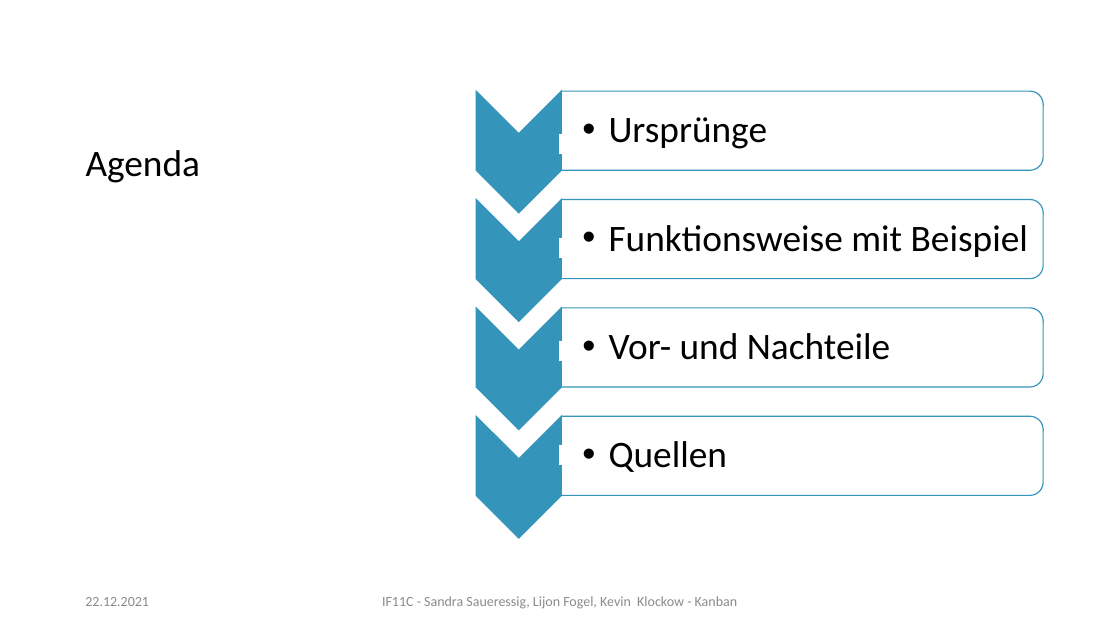
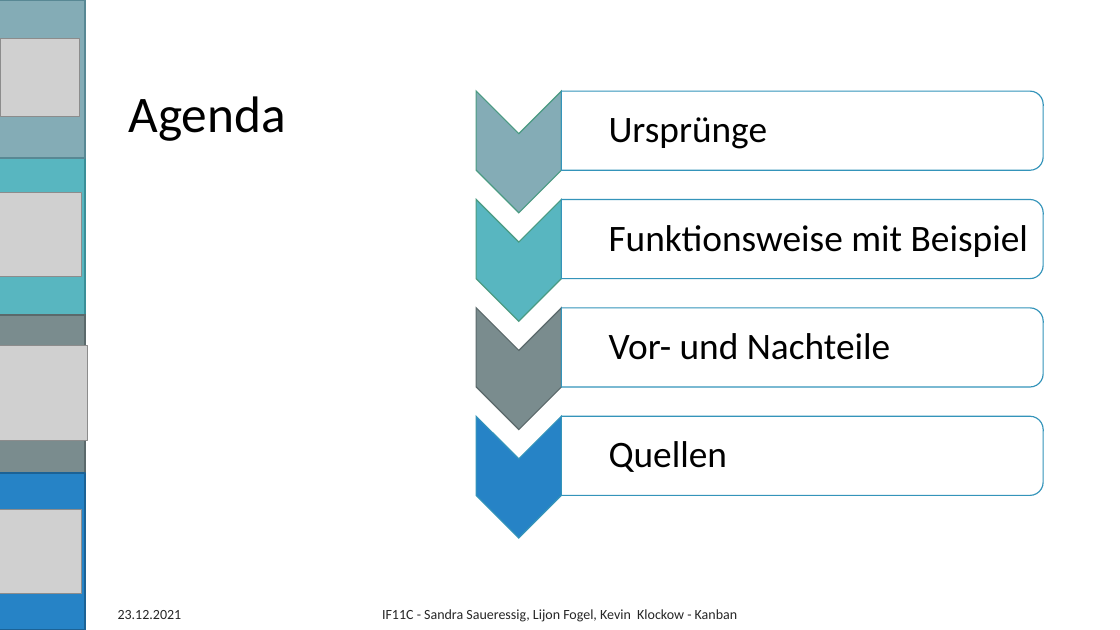
Before and after one commit to myLogic207/myLogic207.github.io, a slide deck: slide 3 of IF11C/plusd/resources/Kanban/Kanban_präs_new.pptx. Drawn at 1120x630 pixels with LibreOffice and Linux fonts; fonts in the diff are those of the drawing; grey boxes stand for pictures. Boxes give left, top, right and bottom in pixels: in the first picture for what was removed or moved away, otherwise in the second. Text is boxed around its words. In the diff, an @@ line names an element or a change of style, - is before the commit and + after.

```diff
--- a/IF11C/plusd/resources/Kanban/Kanban_präs_new.pptx
+++ b/IF11C/plusd/resources/Kanban/Kanban_präs_new.pptx
@@ freeform shape added at (0, 0, 85, 630), fill #58B6C0, outline #3A8F98 1.5 pt @@
@@ freeform shape added at (0, 0, 85, 630), fill #84ACB6, outline #588894 1.5 pt @@
@@ freeform shape added at (0, 0, 85, 630), fill #7A8C8E, outline #5B696B 1.5 pt @@
@@ freeform shape added at (0, 0, 85, 630), fill #2683C6, outline #1D6294 1.5 pt @@
@@ picture added at (1, 39, 79, 117) @@
@@ title "Agenda": place and size @@
-title "Agenda" at (86, 150, 201, 183)
+title "Agenda" at (129, 96, 286, 141)
@@ title "Agenda" at (129, 96, 286, 141): size 32 to 44 pt; vertical alignment bottom to middle @@
@@ chevron at (476, 91, 561, 213): fill #3494BA to #84ACB6; outline #3494BA 1 pt to #4A9B83 1 pt @@
@@ rectangle: place and size @@
-rectangle at (560, 134, 576, 153)
+rectangle at (581, 120, 597, 139)
@@ picture added at (0, 192, 82, 276) @@
@@ chevron at (476, 199, 561, 321): fill #3494BA to #58B6C0; outline #3494BA 1 pt to #4A9B83 1 pt @@
@@ rectangle: place and size @@
-rectangle at (560, 239, 576, 257)
+rectangle at (581, 225, 597, 244)
@@ chevron at (476, 308, 561, 429): fill #3494BA to #7A8C8E; outline #3494BA 1 pt to #5B696B 1 pt @@
@@ picture added at (0, 345, 87, 440) @@
@@ rectangle: place and size @@
-rectangle at (560, 342, 576, 360)
+rectangle at (581, 337, 597, 355)
@@ chevron at (476, 416, 561, 538): fill #3494BA to #2683C6 @@
@@ rectangle: place and size @@
-rectangle at (560, 445, 576, 464)
+rectangle at (581, 440, 597, 465)
@@ picture added at (0, 510, 82, 594) @@
@@ text at (118, 610, 182, 619): text changed; text colour #8C8C8C to #262626 @@
-22.12.2021
+23.12.2021
@@ text "IF11C - Sandra Saueressig, Lijon ...": place and size @@
-text "IF11C - Sandra Saueressig, Lijon ..." at (382, 596, 737, 609)
+text "IF11C - Sandra Saueressig, Lijon ..." at (382, 609, 737, 622)
@@ text "IF11C - Sandra Saueressig, Lijon ..." at (382, 609, 737, 622): text colour #8C8C8C to #262626 @@
```
Also in this commit, not shown: 10 other slides changed, 1 slide added, 4 other files.
